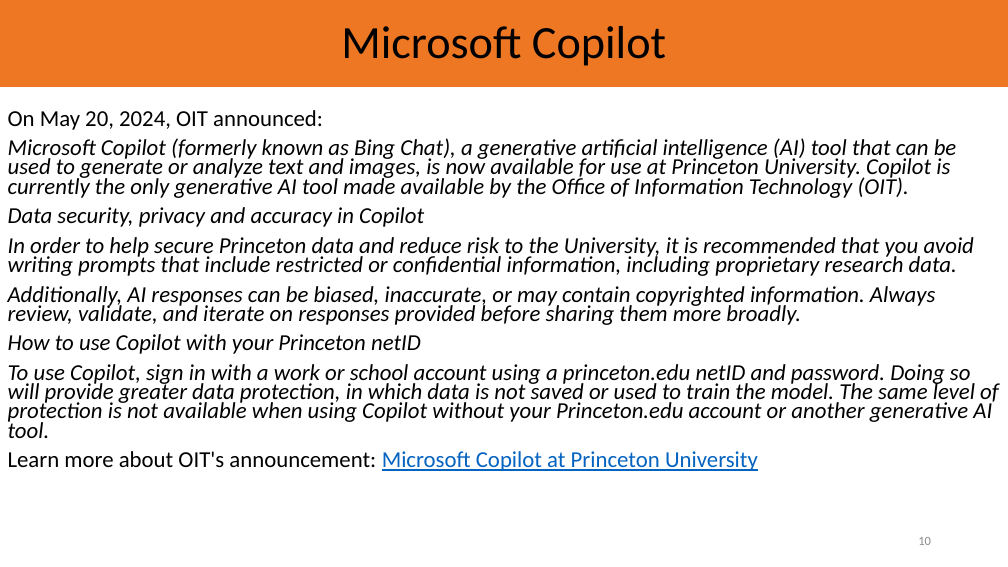
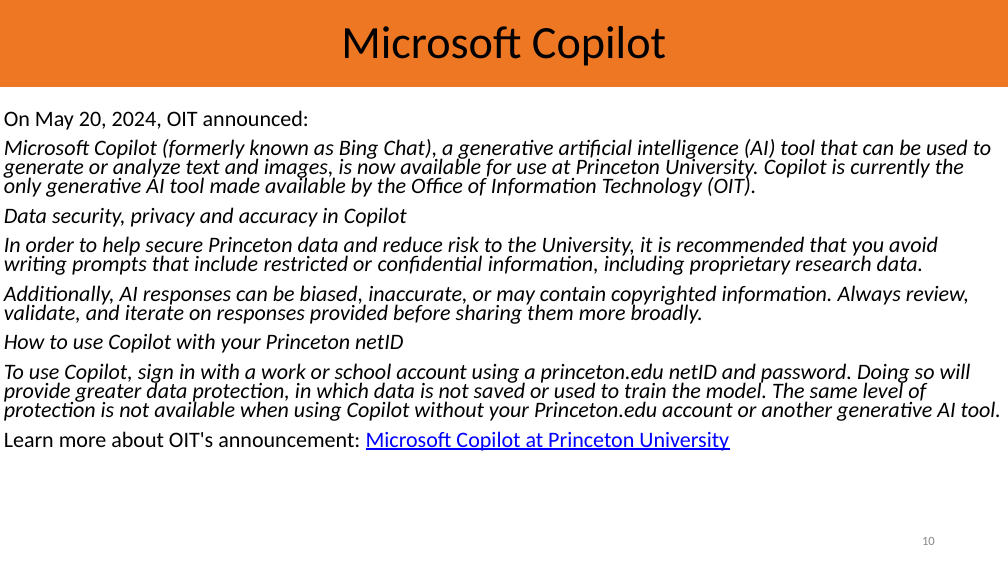
Before and after one commit to PrincetonUniversity/ai_tools_for_software_engineering, a slide deck: slide 10 of AI_tools.pptx. Drawn at 1008x567 pixels with LibreOffice and Linux fonts; fonts in the diff are those of the drawing; background and template pictures are left out. Boxes give left, top, right and bottom in pixels: in the first picture for what was removed or moved away, otherwise in the second. Text is boxed around its words. In the diff, an @@ line names an element or a change of style, - is before the commit and + after.

```diff
--- a/AI_tools.pptx
+++ b/AI_tools.pptx
@@ text "On May 20, 2024, OIT ..." at (x1=4, y1=110, x2=1001, y2=451): size 21.7 to 21 pt; text colour #0563C1 to #0000FF in "Microsoft Copilot at Princeton University"; line spacing 0.7 to 0.72 @@
@@ page number at (x1=922, y1=537, x2=935, y2=545): text colour #8C8C8C to #888888 @@
```
Also in this commit, not shown: 27 other slides changed.
